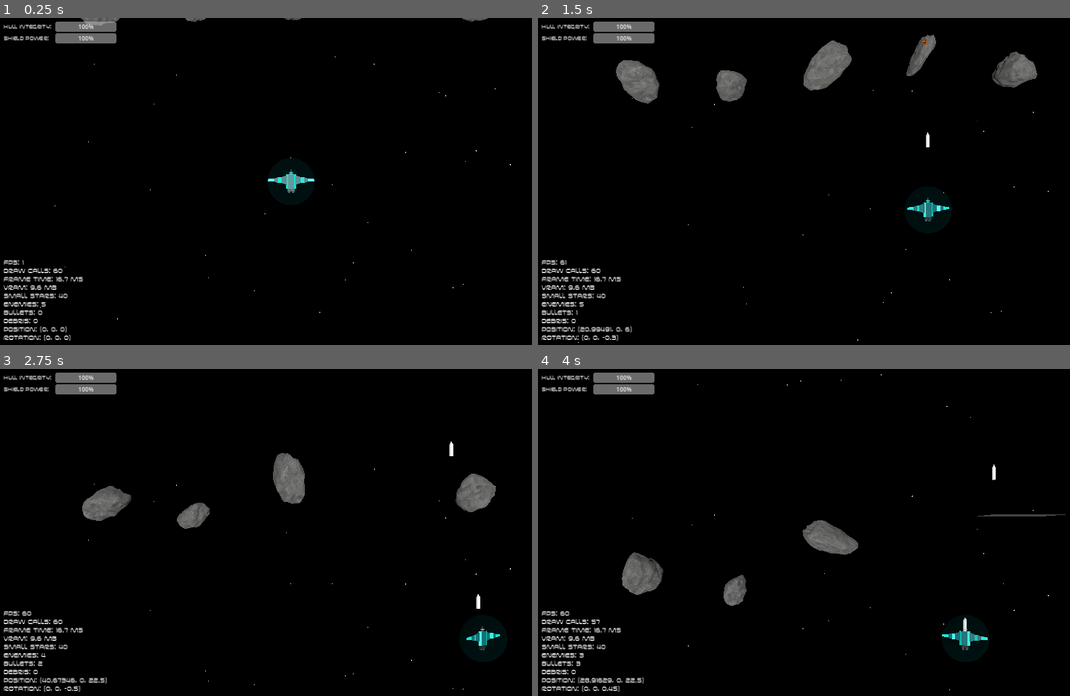
Above: before the commit, frames 1-4 (two rows, left to right).
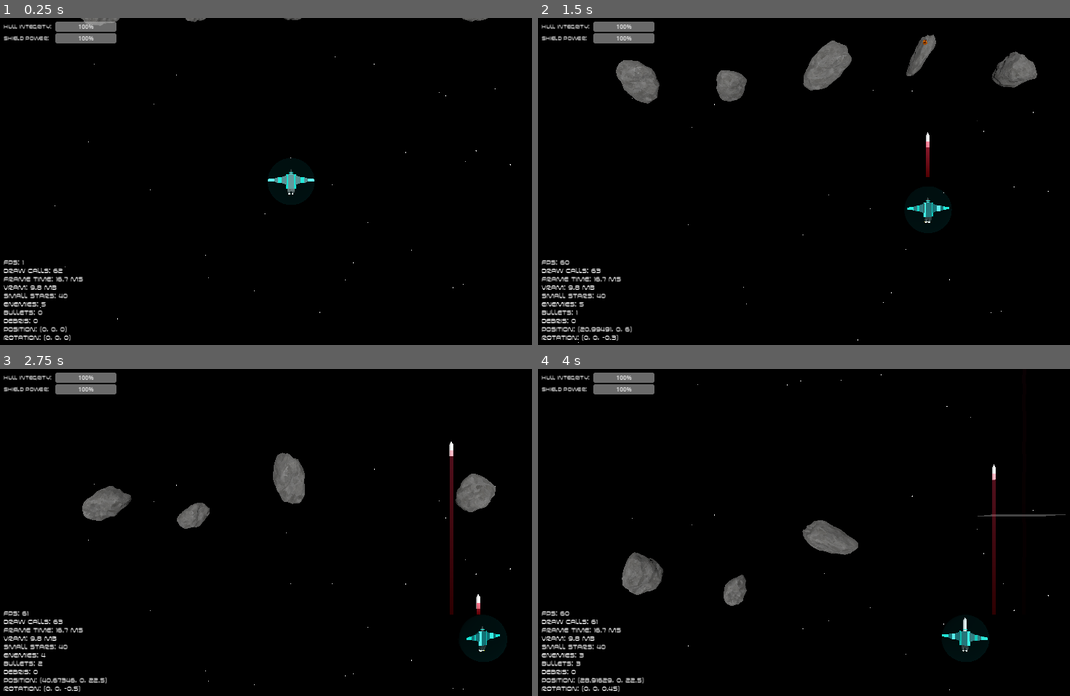
Above: after the commit, the same moments.

Repository: ccozad/space-shooter-godot-4
Game: Godot game, scene res://main.tscn
Same seed, same stepped clock (60 frames per second), same inputs: the game is played once before the commit and once after it.
Inputs (mouse positions are in pixels of both pictures, inside the frame that each line leads up to):
- Up to frame 1 (0.25 s): no input
- Up to frame 2 (1.5 s): move the mouse to (958, 165) at 0.52 s; press the mouse at (958, 165) at 0.53 s; hold D (move_right) 0.53-1.28 s; move the mouse to (713, 197) at 1.27 s; release the mouse at (713, 197) at 1.28 s; hold S (move_down) from 1.28 s (still down); click (713, 197) at 1.35 s
- Up to frame 3 (2.75 s): move the mouse to (351, 460) at 2.02 s; release S (move_down) at 2.03 s; press the mouse at (351, 460) at 2.03 s; hold D (move_right) from 2.03 s (still down)
- Up to frame 4 (4 s): move the mouse to (798, 597) at 2.77 s; release D (move_right) at 2.78 s; release the mouse at (798, 597) at 2.78 s; hold Shift (accelerate) 2.78-3.53 s; click (798, 597) at 2.85 s; move the mouse to (1006, 581) at 3.52 s; press the mouse at (1006, 581) at 3.53 s; hold A (move_left) from 3.53 s (still down)

The runs differ from the first frame. In frame 1, less than 0.1% of the frame differs, in the area x 6-56%, y 53-83%; in frame 2, 0.1%; in frame 3, 0.4%, in the area x 5-92%, y 24-87%; in frame 4, 0.3%.

Commit message:
Bullet trail

Diff:
--- a/autoload/game_manager.gd
+++ b/autoload/game_manager.gd
@@ -15,9 +15,13 @@
 
 var boundary_margin = 10.0
 var player
+var camera
 
 func set_player(_player):
 	player = _player
+
+func set_camera(_camera):
+	camera = _camera
 
 func set_boundary(left, right, top, bottom):
 	boundary.left = left
@@ -31,6 +35,9 @@
 		and node.global_position.x < boundary.right + margin
 		and node.global_position.z > boundary.top - margin
 		and node.global_position.z < boundary.bottom + margin)
+
+func to_2D(vector3):
+	return camera.unproject_position(vector3)
 
 func spawn_stars(root_node):
 	for i in 40:
--- a/main.gd
+++ b/main.gd
@@ -3,6 +3,7 @@
 @onready var ship_1: CharacterBody3D = $ship_1
 @onready var debug: Label = $Debug
 @onready var hud: CanvasLayer = $Hud
+@onready var camera: Camera3D = $Camera3D
 
 
 var fire_cadence = 0.2
@@ -16,6 +17,7 @@
 		$"Boundary/TopWall".position.z,
 		$"Boundary/BottomWall".position.z
 	)
+	GameManager.set_camera(camera)
 	GameManager.spawn_stars(self)
 	GameManager.spawn_asteroids(self)
 	ship_1.connect("player_destroyed", Callable(self, "_on_player_destroyed"))
--- a/scenes/bullet.gd
+++ b/scenes/bullet.gd
@@ -1,4 +1,7 @@
 extends Area3D
+
+@onready var trail: Line2D = $Trail
+
 
 var current_direction
 @export var hit_points = 10.0
@@ -15,5 +18,6 @@
 # Called every frame. 'delta' is the elapsed time since the previous frame.
 func _process(delta: float) -> void:
 	translate(Vector3(0, 0, -delta * speed))
+	trail.add_new_point(GameManager.to_2D(global_position))
 	if not GameManager.is_in_boundary(self):
 		queue_free()
--- a/scenes/bullet.tscn
+++ b/scenes/bullet.tscn
@@ -1,6 +1,7 @@
-[gd_scene load_steps=6 format=4 uid="uid://qxrmlapkudxf"]
+[gd_scene load_steps=8 format=4 uid="uid://qxrmlapkudxf"]
 
 [ext_resource type="Script" path="res://scenes/bullet.gd" id="1_ra2fn"]
+[ext_resource type="Script" path="res://scenes/bullet_trail.gd" id="2_86vqs"]
 
 [sub_resource type="StandardMaterial3D" id="StandardMaterial3D_bgfh7"]
 
@@ -39,6 +40,9 @@
 [sub_resource type="CylinderShape3D" id="CylinderShape3D_f5fy8"]
 height = 2.9
 
+[sub_resource type="Gradient" id="Gradient_ircdy"]
+colors = PackedColorArray(0.556863, 0, 0.0156863, 1, 1, 0.203922, 0.356863, 1)
+
 [node name="Area3D" type="Area3D" groups=["bullet"]]
 collision_layer = 4
 collision_mask = 16
@@ -52,3 +56,7 @@
 [node name="CollisionShape3D" type="CollisionShape3D" parent="."]
 transform = Transform3D(1, 0, 0, 0, -4.37114e-08, -1, 0, 1, -4.37114e-08, 0, 0, -0.227476)
 shape = SubResource("CylinderShape3D_f5fy8")
+
+[node name="Trail" type="Line2D" parent="."]
+script = ExtResource("2_86vqs")
+gradient_color = SubResource("Gradient_ircdy")
--- /dev/null
+++ b/scenes/bullet_trail.gd
@@ -0,0 +1,38 @@
+extends Line2D
+
+@export var min_spawn_distance = 5.0
+@export var wildness = 3.0
+@export var gradient_color = Gradient.new()
+@export var lifetime_min = 0.5
+@export var lifetime_max = 1.0
+
+var point_age = [0.0]
+var tick_speed = 0.05
+var tick = 0.0
+var wild_speed = 0.1
+
+func _ready():
+	gradient = gradient_color
+	clear_points()
+	stop()
+
+func stop():
+	var tween = get_tree().create_tween()
+	tween.tween_property(self, "modulate:a", 0.0, randf_range(lifetime_min, lifetime_max)).set_trans(Tween.TRANS_CIRC).set_ease(Tween.EASE_OUT)
+
+# Called every frame. 'delta' is the elapsed time since the previous frame.
+func _process(delta: float) -> void:
+	if tick > tick_speed:
+		tick = 0
+		for p in range(get_point_count()):
+			point_age[p] += 5 * delta
+			var rand_vector = Vector2(randf_range(-wild_speed, wild_speed), randf_range(-wild_speed, wild_speed))
+			points[p] += rand_vector * wildness * point_age[p]
+	else:
+		tick += delta
+
+func add_new_point(point_pos, at_pos = -1):
+	if get_point_count() > 0 and point_pos.distance_to(points[get_point_count() - 1]) < min_spawn_distance:
+		return
+	point_age.append(0.0)
+	add_point(point_pos, at_pos)
--- a/scenes/ship_1.tscn
+++ b/scenes/ship_1.tscn
@@ -193,6 +193,44 @@
 [sub_resource type="SphereShape3D" id="SphereShape3D_4x46p"]
 radius = 5.0
 
+[sub_resource type="ParticleProcessMaterial" id="ParticleProcessMaterial_li7xi"]
+emission_shape_scale = Vector3(1, 1, 0)
+emission_shape = 1
+emission_sphere_radius = 0.02
+angle_min = 1.07288e-05
+angle_max = 360.0
+direction = Vector3(0, 0, 1)
+angular_velocity_min = -1.60933e-05
+angular_velocity_max = 40.0
+gravity = Vector3(0, 0, 0)
+linear_accel_min = 2.0
+linear_accel_max = 10.0
+scale_min = 0.1
+scale_max = 0.7
+
+[sub_resource type="Gradient" id="Gradient_jj86m"]
+offsets = PackedFloat32Array(0.114035, 0.929825)
+colors = PackedColorArray(0.996078, 1, 0, 1, 1, 1, 1, 1)
+
+[sub_resource type="GradientTexture1D" id="GradientTexture1D_2y6e7"]
+gradient = SubResource("Gradient_jj86m")
+
+[sub_resource type="StandardMaterial3D" id="StandardMaterial3D_dkdkh"]
+transparency = 1
+blend_mode = 1
+shading_mode = 0
+vertex_color_use_as_albedo = true
+albedo_color = Color(1, 0.980392, 0.854902, 1)
+albedo_texture = SubResource("GradientTexture1D_2y6e7")
+billboard_mode = 3
+billboard_keep_scale = true
+particles_anim_h_frames = 1
+particles_anim_v_frames = 1
+particles_anim_loop = false
+
+[sub_resource type="QuadMesh" id="QuadMesh_3xqxl"]
+material = SubResource("StandardMaterial3D_dkdkh")
+
 [node name="ship_1" type="CharacterBody3D" groups=["modules"]]
 collision_mask = 16
 axis_lock_linear_y = true
@@ -265,5 +303,25 @@
 [node name="CollisionShape3D" type="CollisionShape3D" parent="Shield"]
 shape = SubResource("SphereShape3D_4x46p")
 
+[node name="Flames" type="Node3D" parent="."]
+
+[node name="LeftFlame" type="GPUParticles3D" parent="Flames"]
+transform = Transform3D(0.5, 0, 0, 0, 0.5, 0, 0, 0, 0.5, -0.396525, 0.00174552, 2.6107)
+amount = 200
+lifetime = 0.4
+local_coords = true
+draw_order = 3
+process_material = SubResource("ParticleProcessMaterial_li7xi")
+draw_pass_1 = SubResource("QuadMesh_3xqxl")
+
+[node name="RightFlame" type="GPUParticles3D" parent="Flames"]
+transform = Transform3D(0.5, 0, 0, 0, 0.5, 0, 0, 0, 0.5, 0.317881, 0.00174552, 2.6107)
+amount = 200
+lifetime = 0.4
+local_coords = true
+draw_order = 3
+process_material = SubResource("ParticleProcessMaterial_li7xi")
+draw_pass_1 = SubResource("QuadMesh_3xqxl")
+
 [connection signal="area_entered" from="Area3D" to="." method="_on_area_3d_area_entered"]
 [connection signal="area_entered" from="Shield" to="." method="_on_shield_area_entered"]
Not shown: 1 places in scenes/ship_1.tscn that only renumber resources
